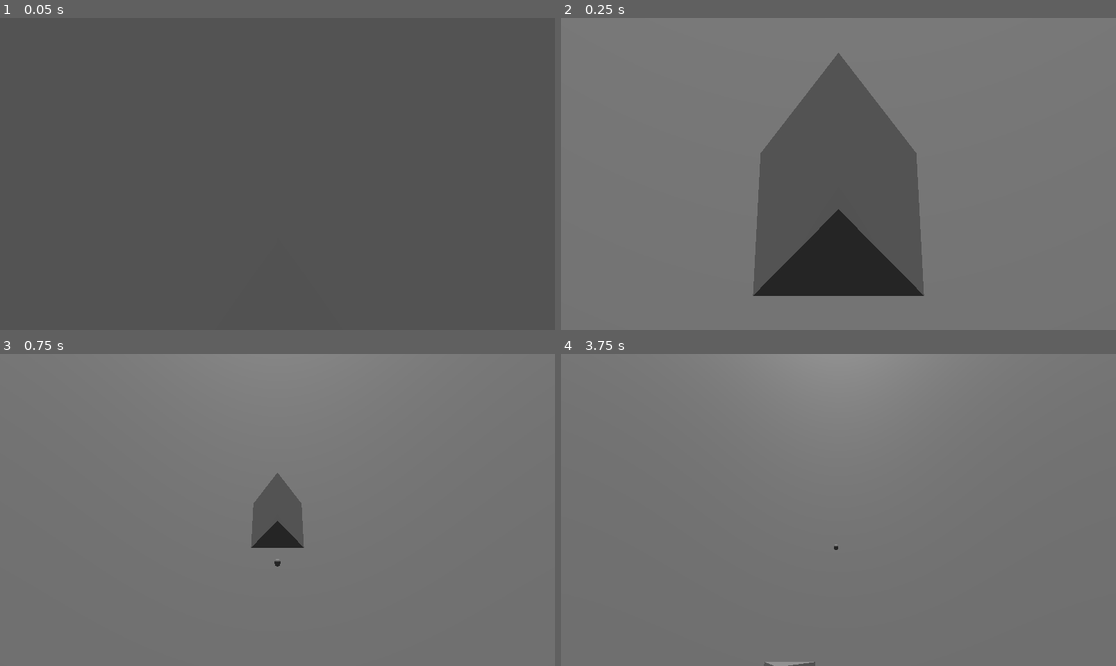
Above: before the commit, frames 1-4 (two rows, left to right).
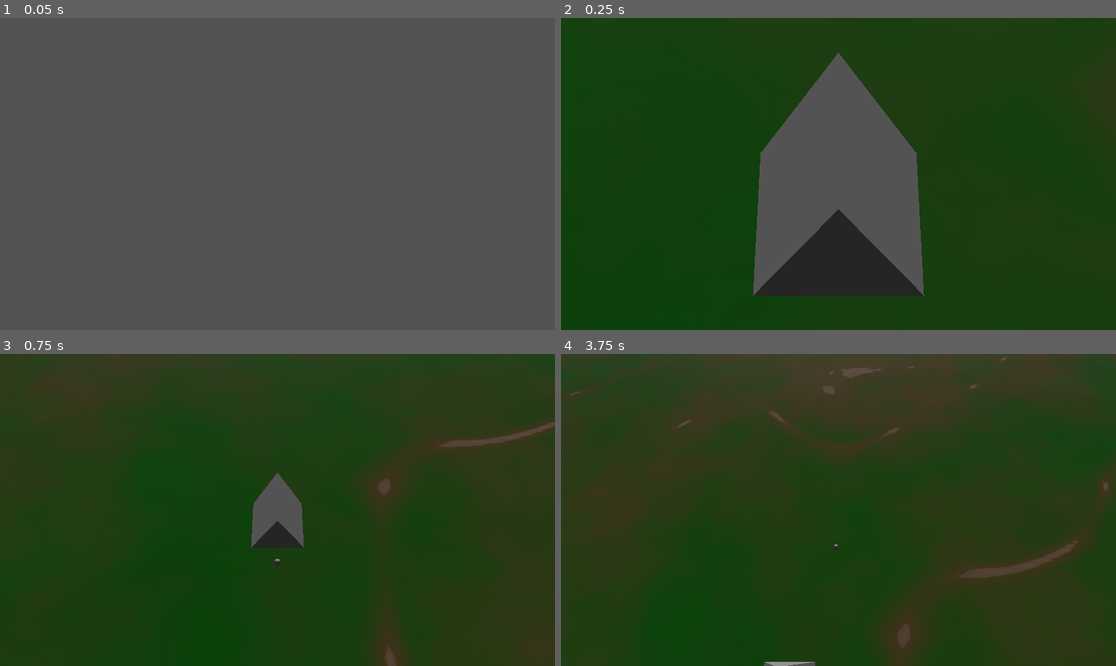
Above: after the commit, the same moments.

Repository: AngryCyboot/LD55
Game: Godot game, scene res://Scenes/Main.tscn
The game is run twice, just before and just after one commit, with the same random seed, the same clock (stepped at 60 frames per second) and the same inputs.
Inputs (mouse positions are in pixels of both pictures, inside the frame that each line leads up to):
- Up to frame 1 (0.05 s): no input
- Up to frame 2 (0.25 s): no input
- Up to frame 3 (0.75 s): tap Enter (ui_accept) at 0.5 s; move the mouse to (399, 494) at 0.52 s; hold D (East) from 0.53 s (still down); hold Shift (Dash) from 0.53 s (still down); click (399, 494) at 0.67 s
- Up to frame 4 (3.75 s): tap Enter (ui_accept) at 0.77, 1.52, 3.02 s; move the mouse to (727, 525) at 1.27 s; release D (East) at 1.28 s; release Shift (Dash) at 1.28 s; hold S (South) 1.28-2.03 s; tap F at 1.35 s; move the mouse to (894, 441) at 2.02 s; hold D (East) 2.03-2.78 s; tap Space at 2.1 s; move the mouse to (810, 572) at 2.77 s; hold W (North) 2.78-3.53 s; tap Shift (Dash) at 2.85 s; click (810, 572) at 2.92 s; move the mouse to (1005, 556) at 3.52 s; hold A (West) from 3.53 s (still down); hold F from 3.53 s (still down)

Frame 1 is identical in both runs. In frame 2, 82% of the frame differs, in the area x 0-100%, y 0-100%; in frame 3, 98%; in frame 4, 100%.

Commit message:
integration

Diff:
--- a/Scenes/Map.tscn
+++ b/Scenes/Map.tscn
@@ -1,7 +1,56 @@
-[gd_scene load_steps=6 format=3 uid="uid://b62w0fm25jrs0"]
+[gd_scene load_steps=15 format=3 uid="uid://b62w0fm25jrs0"]
 
+[ext_resource type="Shader" uid="uid://h6hnpffrhioj" path="res://Material/Ground.tres" id="1_2cuxi"]
 [ext_resource type="Script" path="res://Scenes/Map.gd" id="1_2mtcj"]
 [ext_resource type="Script" path="res://Scenes/walls_boundaries.gd" id="1_jnom5"]
+[ext_resource type="PackedScene" uid="uid://b6tcj6umhjcvv" path="res://Scenes/forest.tscn" id="5_koaoi"]
+
+[sub_resource type="FastNoiseLite" id="FastNoiseLite_o6fjr"]
+frequency = 0.0171
+fractal_octaves = 4
+fractal_lacunarity = 3.065
+fractal_gain = 0.585
+
+[sub_resource type="NoiseTexture2D" id="NoiseTexture2D_o7jw3"]
+generate_mipmaps = false
+noise = SubResource("FastNoiseLite_o6fjr")
+
+[sub_resource type="FastNoiseLite" id="FastNoiseLite_5di0r"]
+frequency = 0.0023
+fractal_type = 2
+fractal_octaves = 3
+fractal_lacunarity = 4.135
+fractal_gain = 0.415
+fractal_weighted_strength = 0.55
+
+[sub_resource type="NoiseTexture2D" id="NoiseTexture2D_ivbvl"]
+generate_mipmaps = false
+as_normal_map = true
+bump_strength = 1.5
+noise = SubResource("FastNoiseLite_5di0r")
+
+[sub_resource type="FastNoiseLite" id="FastNoiseLite_34rg2"]
+noise_type = 0
+frequency = 0.0088
+fractal_type = 2
+fractal_octaves = 2
+fractal_lacunarity = 1.885
+fractal_gain = 0.165
+
+[sub_resource type="NoiseTexture2D" id="NoiseTexture2D_yxybo"]
+width = 1024
+height = 1024
+generate_mipmaps = false
+noise = SubResource("FastNoiseLite_34rg2")
+
+[sub_resource type="ShaderMaterial" id="ShaderMaterial_og13v"]
+render_priority = 0
+shader = ExtResource("1_2cuxi")
+shader_parameter/Grass = Color(0, 0.352941, 0.0235294, 1)
+shader_parameter/Dirt = Color(0.4, 0.235294, 0.156863, 1)
+shader_parameter/Noise = SubResource("NoiseTexture2D_o7jw3")
+shader_parameter/Texture2DParameter = SubResource("NoiseTexture2D_yxybo")
+shader_parameter/Noise2 = SubResource("NoiseTexture2D_ivbvl")
 
 [sub_resource type="PlaneMesh" id="PlaneMesh_tx7jg"]
 size = Vector2(1, 1)
@@ -14,6 +63,8 @@
 [node name="Node" type="Node"]
 
 [node name="Map" type="MeshInstance3D" parent="."]
+transform = Transform3D(1320, 0, 0, 0, 1, 0, 0, 0, 1320, 0, 0, 0)
+material_override = SubResource("ShaderMaterial_og13v")
 mesh = SubResource("PlaneMesh_tx7jg")
 script = ExtResource("1_2mtcj")
 
@@ -44,3 +95,8 @@
 [node name="CollisionShape3DminusZ" type="CollisionShape3D" parent="walls_boundaries"]
 transform = Transform3D(-4.37114e-08, 0, 1, 0, 1, 0, -1, 0, -4.37114e-08, 0, 0, -500)
 shape = SubResource("WorldBoundaryShape3D_cl35r")
+
+[node name="Trees" parent="." instance=ExtResource("5_koaoi")]
+transform = Transform3D(1, 0, 0, 0, 1, 0, 0, 0, 1, -248.867, 0, 0)
+
+[connection signal="property_list_changed" from="Trees" to="Trees" method="_on_property_list_changed"]
